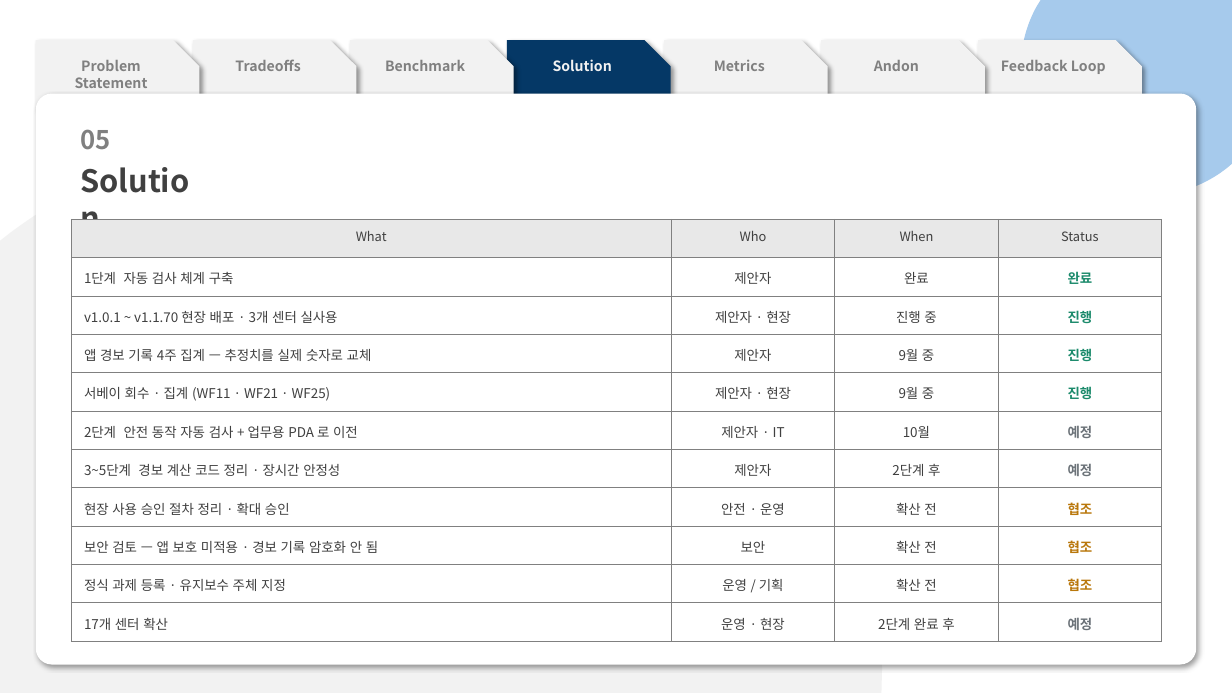
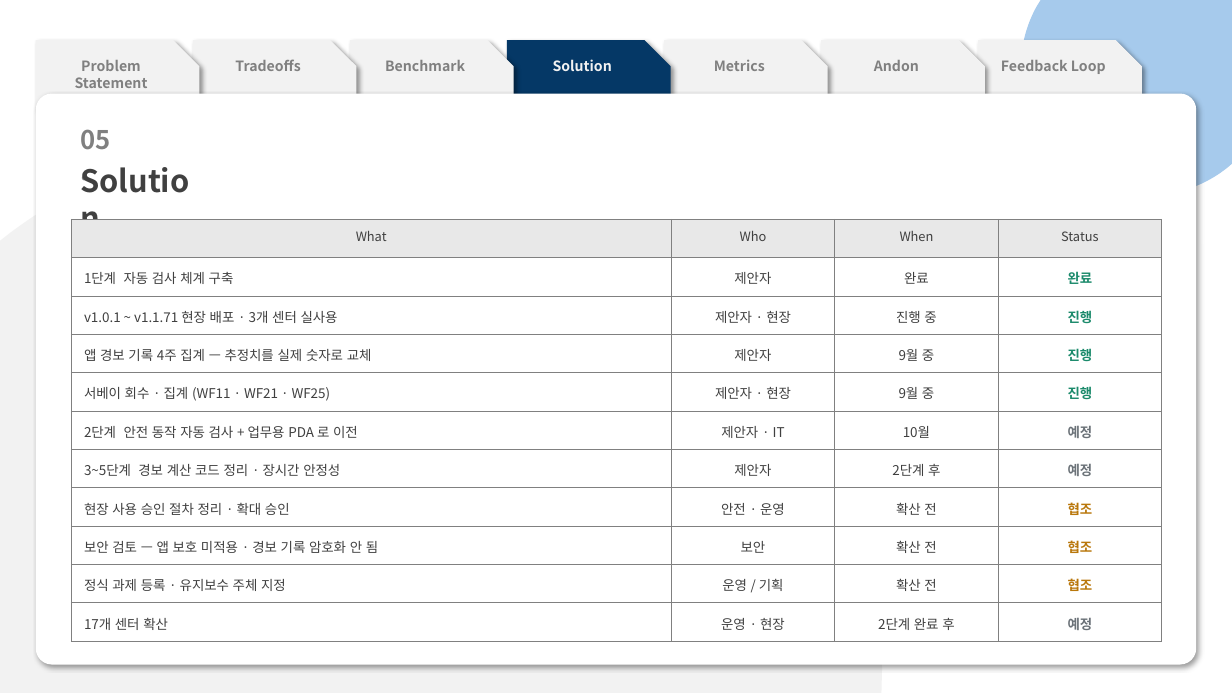
Before and after one commit to pslymzero-cyber/SafeAlert, a slide deck: slide 10 of docs/presentation/contest/SafeAlert_CouSolve_Contest.pptx. Drawn at 1232x693 pixels with LibreOffice and Linux fonts; fonts in the diff are those of the drawing. Boxes give left, top, right and bottom in pixels: in the first picture for what was removed or moved away, otherwise in the second. Text is boxed around its words. In the diff, an @@ line names an element or a change of style, - is before the commit and + after.

```diff
--- a/docs/presentation/contest/SafeAlert_CouSolve_Contest.pptx
+++ b/docs/presentation/contest/SafeAlert_CouSolve_Contest.pptx
@@ table at <box>71,219,1162,641</box> @@
-row 3, column 1: v1.0.1 ~ v1.1.70 현장 배포 · 3개 센터 실사용
+row 3, column 1: v1.0.1 ~ v1.1.71 현장 배포 · 3개 센터 실사용
```
Also in this commit, not shown: 3 other slides changed, 2 other files.
